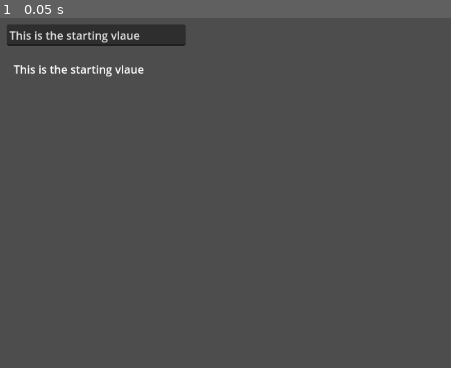
Above: before the commit, frame 1.
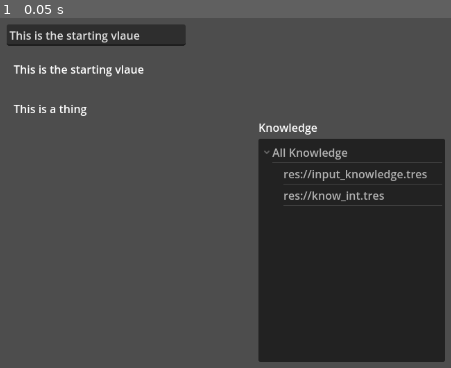
Above: after the commit, the same moment.

Repository: Iseeicy/ne5-knowledge-test
Game: Godot game, scene res://main.tscn
Two runs of this game, one before a commit and one after it. Both use one fixed random seed, a clock stepped at 60 frames per second and the inputs below. Before the commit the project has no main scene; this scene is started directly in both runs.
Inputs:
- Up to frame 1 (0.05 s): no input

The runs differ from the first frame. In frame 1, 26% of the frame differs, in the area x 2-99%, y 24-99%.

Commit message:
Started writing knowledge dock

Diff:
--- a/know_int.tres
+++ b/know_int.tres
@@ -1,7 +1,7 @@
-[gd_resource type="Resource" script_class="KnowledgeInteger" load_steps=2 format=3 uid="uid://bhb0p82dbsry5"]
+[gd_resource type="Resource" script_class="KnowledgeInteger" load_steps=2 format=3 uid="uid://ddjptbx2y7e5m"]
 
 [ext_resource type="Script" path="res://scripts/knowledge_int.gd" id="1_cfjex"]
 
 [resource]
 script = ExtResource("1_cfjex")
-default_value = 0
+value = 0
--- /dev/null
+++ b/knowledge_agent.gd
@@ -0,0 +1,27 @@
+extends Node
+class_name KnowledgeAgent
+
+#
+#	Exports
+#
+
+## Called when the value of this knowledge is changed
+signal value_changed(new_value)
+
+## The knowledge to represent
+@export var knowledge: Knowledge
+
+#
+#	Godot Functions
+#
+
+func _ready() -> void:
+	knowledge.value_changed.connect(_on_knowledge_value_changed.bind())
+	_on_knowledge_value_changed(knowledge.get_value())
+
+#
+#	Signals
+#
+
+func _on_knowledge_value_changed(new_value) -> void:
+	value_changed.emit(new_value)
--- /dev/null
+++ b/knowledge_database.gd
@@ -0,0 +1,60 @@
+extends Node
+
+#
+#	Exports
+#
+
+signal updated()
+signal knowledge_registered(knowledge: Knowledge)
+signal knowledge_unregistered(knowledge: Knowledge)
+
+#
+#	Variables
+#
+
+var _all_knowledge: Dictionary = {}
+
+#
+#	Public Functions
+#
+
+func register_knowledge(know: Knowledge) -> void:
+	if know.resource_path in _all_knowledge:
+		unregister_knowledge(know)
+
+	_all_knowledge[know.resource_path] = know
+	knowledge_registered.emit(know)
+	updated.emit()
+
+func unregister_knowledge(know: Knowledge) -> bool:
+	var did_unregister = _all_knowledge.erase(know.resource_path)
+	if did_unregister:
+		knowledge_unregistered.emit(know)
+		updated.emit()
+
+	return did_unregister
+
+func get_all() -> Dictionary:
+	return _all_knowledge
+
+func save_state() -> void:
+	var save_file = FileAccess.open("user://save_state.bin", FileAccess.WRITE)
+
+	for key in _all_knowledge:
+		save_file.store_var(key)					# Store dict key
+		save_file.store_var(_all_knowledge[key])	# Store dict val
+
+
+func load_state() -> void:
+	if not FileAccess.file_exists("user://save_state.bin"):
+		return # Error! We don't have a save to load.
+
+	var new_all_knowledge: Dictionary = {}
+	var save_file = FileAccess.open("user://save_state.bin", FileAccess.READ)
+
+	while save_file.get_position() < save_file.get_length():
+		var found_key = save_file.get_var()
+		var found_val = save_file.get_var()
+		new_all_knowledge[found_key] = found_val
+
+	_all_knowledge = new_all_knowledge
--- /dev/null
+++ b/knowledge_dock.gd
@@ -0,0 +1,11 @@
+extends Control
+
+
+# Called when the node enters the scene tree for the first time.
+func _ready():
+	pass # Replace with function body.
+
+
+# Called every frame. 'delta' is the elapsed time since the previous frame.
+func _process(delta):
+	pass
--- /dev/null
+++ b/knowledge_dock_tree.gd
@@ -0,0 +1,22 @@
+extends Tree
+
+func _enter_tree():
+	KnowledgeDB.updated.connect(_on_knowledge_db_updated.bind())
+
+func _exit_tree():
+	KnowledgeDB.updated.disconnect(_on_knowledge_db_updated.bind())
+
+func update_tree():
+	clear()
+	var tree_root = create_item()
+	tree_root.set_text(0, "All Knowledge")
+
+	var all_knowledge = KnowledgeDB.get_all()
+	print(all_knowledge.size())
+
+	for know in all_knowledge.values():
+		var tree_item = create_item(tree_root)
+		tree_item.set_text(0, know.resource_path)
+
+func _on_knowledge_db_updated():
+	update_tree()
--- a/main.tscn
+++ b/main.tscn
@@ -1,8 +1,12 @@
-[gd_scene load_steps=4 format=3 uid="uid://bu124frj7140s"]
+[gd_scene load_steps=8 format=3 uid="uid://bj2h402vxn81s"]
 
 [ext_resource type="Script" path="res://examples_scripts/string_knowlege_label.gd" id="1_arimv"]
-[ext_resource type="Resource" uid="uid://bi6gyk6mwhoea" path="res://input_knowledge.tres" id="2_n0yt8"]
+[ext_resource type="Resource" path="res://input_knowledge.tres" id="2_n0yt8"]
+[ext_resource type="Script" path="res://knowledge_agent.gd" id="3_almak"]
 [ext_resource type="Script" path="res://examples_scripts/string_knowledge_line_edit.gd" id="3_aoerv"]
+[ext_resource type="Resource" uid="uid://ddjptbx2y7e5m" path="res://know_int.tres" id="4_02xud"]
+[ext_resource type="Script" path="res://knowledge_dock.gd" id="4_sx6pj"]
+[ext_resource type="Script" path="res://knowledge_dock_tree.gd" id="5_43fr7"]
 
 [node name="Control" type="Control"]
 layout_mode = 3
@@ -22,6 +26,18 @@
 script = ExtResource("1_arimv")
 knowledge = ExtResource("2_n0yt8")
 
+[node name="StringKnowledgeDisplay2" type="Label" parent="."]
+layout_mode = 0
+offset_left = 135.0
+offset_top = 229.0
+offset_right = 329.0
+offset_bottom = 278.0
+text = "This is a thing"
+
+[node name="KnowledgeAgent" type="Node" parent="StringKnowledgeDisplay2"]
+script = ExtResource("3_almak")
+knowledge = ExtResource("4_02xud")
+
 [node name="StringKnowledgeLineEdit" type="LineEdit" parent="."]
 layout_mode = 0
 offset_left = 125.0
@@ -31,4 +47,36 @@
 script = ExtResource("3_aoerv")
 knowledge = ExtResource("2_n0yt8")
 
+[node name="KnowledgeDock" type="Control" parent="."]
+anchors_preset = 0
+offset_left = 488.0
+offset_top = 256.0
+offset_right = 757.0
+offset_bottom = 606.0
+script = ExtResource("4_sx6pj")
+
+[node name="VBoxContainer" type="VBoxContainer" parent="KnowledgeDock"]
+layout_mode = 1
+anchors_preset = 15
+anchor_right = 1.0
+anchor_bottom = 1.0
+grow_horizontal = 2
+grow_vertical = 2
+
+[node name="HeaderBar" type="HBoxContainer" parent="KnowledgeDock/VBoxContainer"]
+custom_minimum_size = Vector2(0, 24)
+layout_mode = 2
+
+[node name="Label" type="Label" parent="KnowledgeDock/VBoxContainer/HeaderBar"]
+layout_mode = 2
+text = "Knowledge"
+
+[node name="Contents" type="PanelContainer" parent="KnowledgeDock/VBoxContainer"]
+layout_mode = 2
+size_flags_vertical = 3
+
+[node name="KnowledgeDockTree" type="Tree" parent="KnowledgeDock/VBoxContainer/Contents"]
+layout_mode = 2
+script = ExtResource("5_43fr7")
+
 [connection signal="text_changed" from="StringKnowledgeLineEdit" to="StringKnowledgeLineEdit" method="_on_text_changed"]
--- a/project.godot
+++ b/project.godot
@@ -11,8 +11,13 @@
 [application]
 
 config/name="ne5-knowledge-test"
+run/main_scene="res://main.tscn"
 config/features=PackedStringArray("4.1", "Forward Plus")
 config/icon="res://icon.svg"
+
+[autoload]
+
+KnowledgeDB="*res://knowledge_database.gd"
 
 [dotnet]
 
--- a/scripts/knowledge.gd
+++ b/scripts/knowledge.gd
@@ -19,6 +19,12 @@
 		__internal_value = new_value
 		value_changed.emit(new_value)
 
+#
+#	Godot Functions
+#
+
+func _init():
+	call_deferred("_setup")
 
 #
 #	Public Functions
@@ -29,3 +35,11 @@
 
 func set_value(new_value):
 	_value = new_value
+
+#
+#	Private Functions
+#
+
+func _setup():
+	print("Yo! ", resource_path)
+	KnowledgeDB.register_knowledge(self)
--- a/scripts/knowledge_bool.gd
+++ b/scripts/knowledge_bool.gd
@@ -17,7 +17,7 @@
 #
 
 func get_value() -> bool:
-	return _value
+	return value
 
 func set_value(new_value: bool) -> void:
-	_value = new_value
+	value = new_value
--- a/scripts/knowledge_float.gd
+++ b/scripts/knowledge_float.gd
@@ -17,7 +17,7 @@
 #
 
 func get_value() -> float:
-	return _value
+	return value
 
 func set_value(new_value: float) -> void:
-	_value = new_value
+	value = new_value
--- a/scripts/knowledge_int.gd
+++ b/scripts/knowledge_int.gd
@@ -8,7 +8,10 @@
 ## The value of this knowledge, as an integer
 @export var value: int:
 	get:
-		return _value
+		if _value == null:
+			return 0
+		else:
+			return _value
 	set(new_value):
 		_value = new_value
 
@@ -17,7 +20,7 @@
 #
 
 func get_value() -> int:
-	return _value
+	return value
 
 func set_value(new_value: int) -> void:
-	_value = new_value
+	value = new_value
